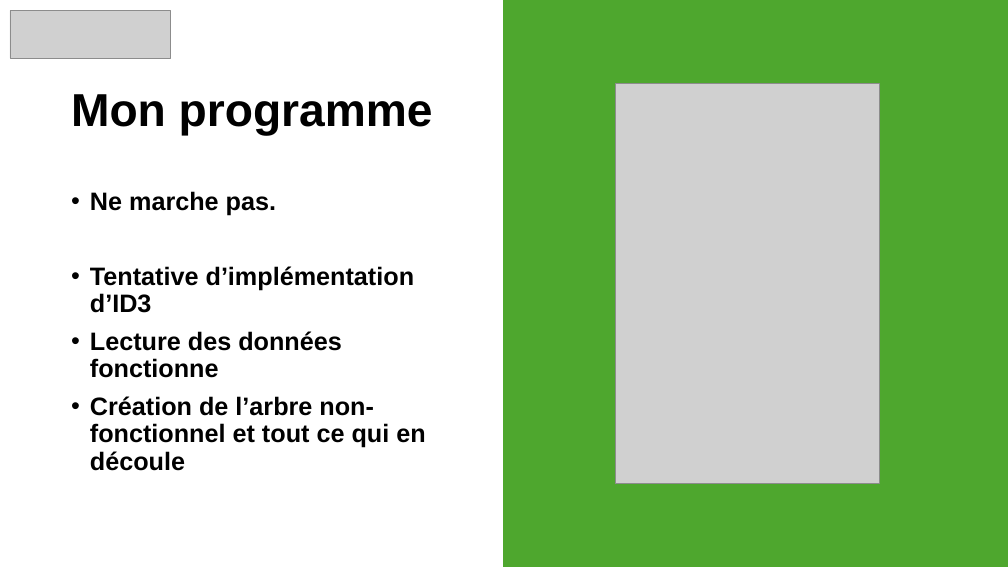
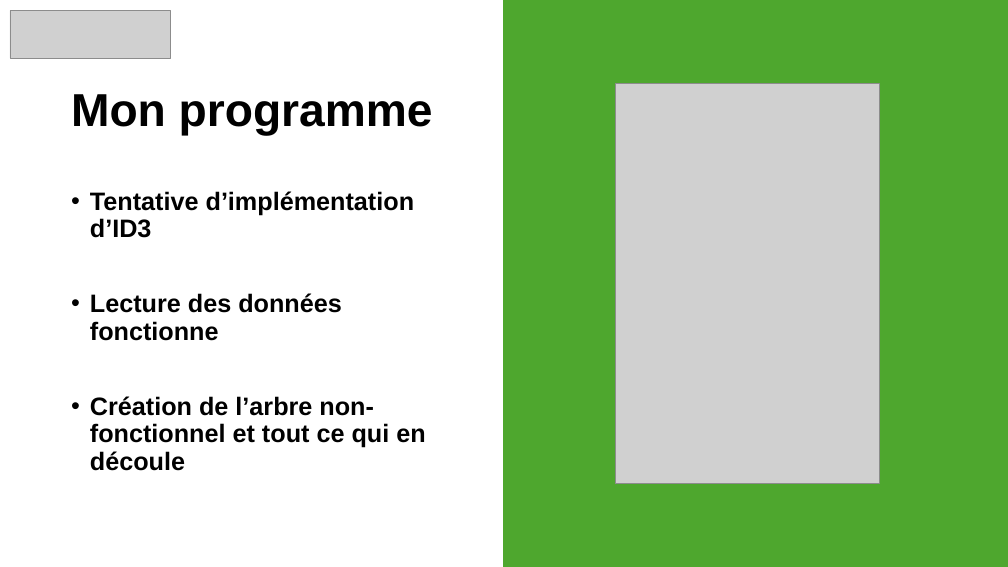
Before and after one commit to snonow/PROJ631-Arbres_de_decision, a slide deck: slide 6 of Presentation-Proj631 - Arbre_de_Décision.pptx. Drawn at 1008x567 pixels with LibreOffice and Linux fonts; fonts in the diff are those of the drawing; grey boxes stand for pictures. Boxes give left, top, right and bottom in pixels: in the first picture for what was removed or moved away, otherwise in the second. Text is boxed around its words. In the diff, an @@ line names an element or a change of style, - is before the commit and + after.

```diff
--- a/Presentation-Proj631 - Arbre_de_Décision.pptx
+++ b/Presentation-Proj631 - Arbre_de_Décision.pptx
@@ text at [90,191,276,216]: paragraph removed @@
-• Ne marche pas.
```
Also in this commit, not shown: 1 other slide changed, 7 other files.
